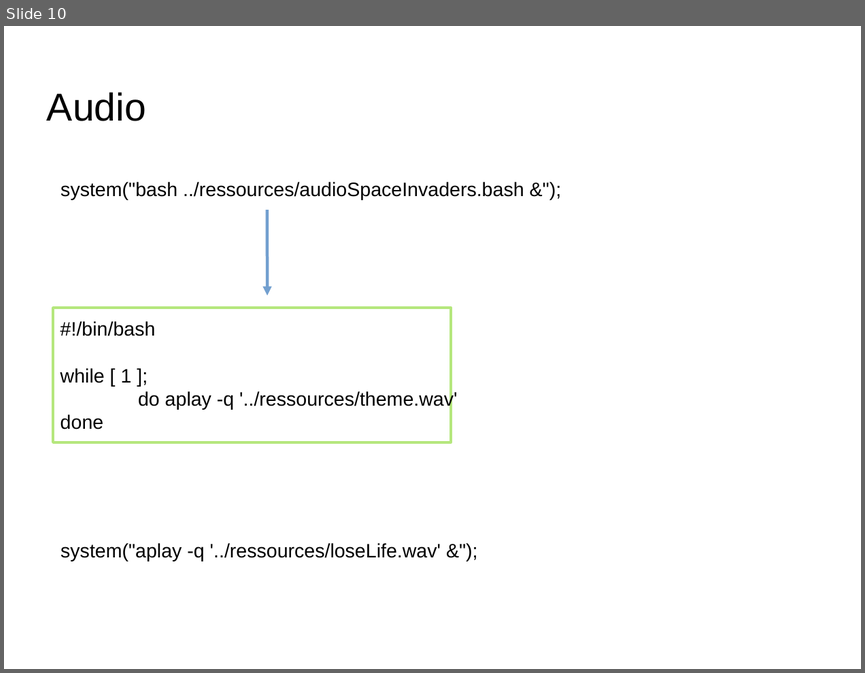
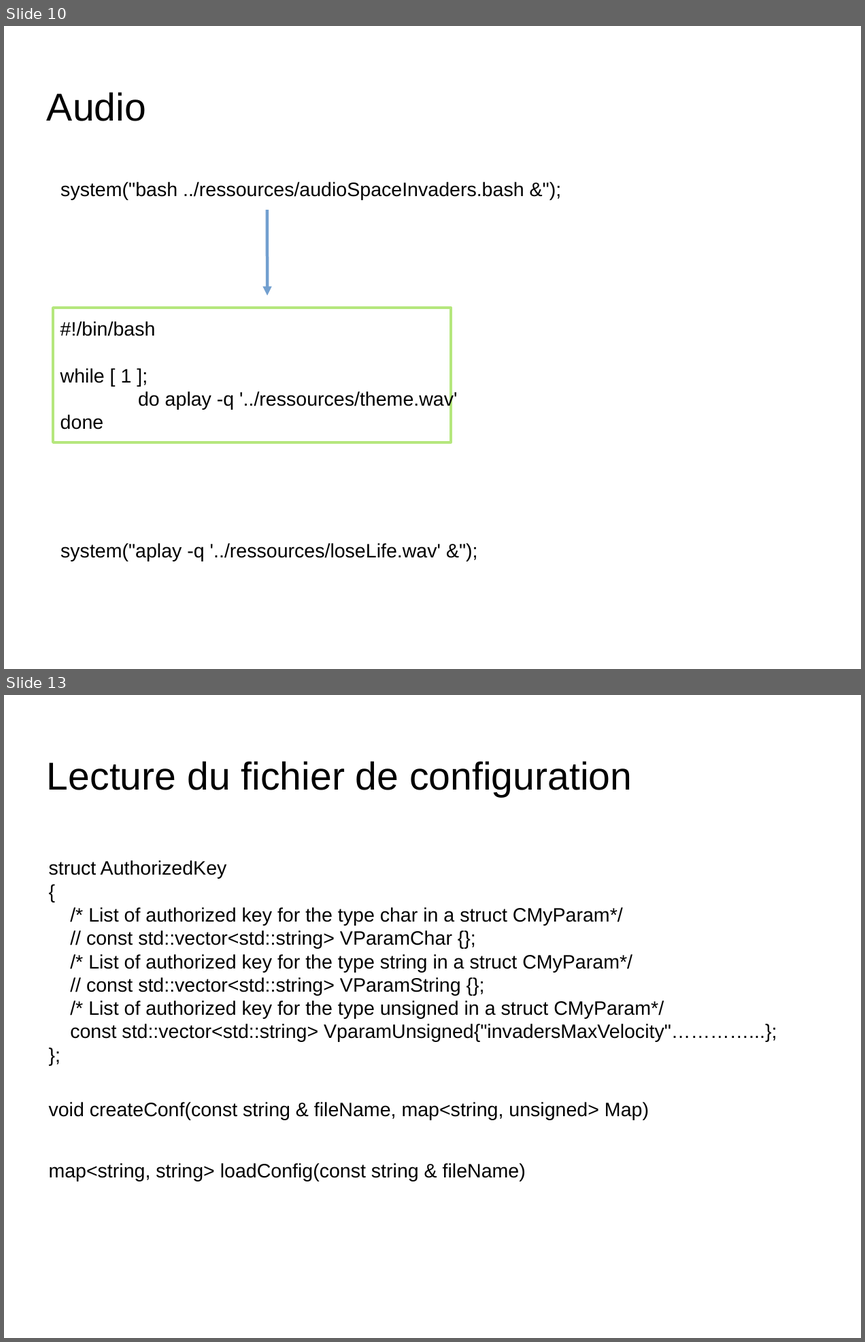
Before and after one commit to nponsard/G2_G4_Bennacer_Lesbros_MathieuDrif_Ponsard_Tritz, a slide deck: docs/Presentation.odp. Shown one above the other, each under a label of ours: slide 10 before the commit, slides 10 and 13 after it; the slides between them are not shown. The pictures are 865x673 and 865x1342 pixels, drawn with LibreOffice and Linux fonts; fonts in the diff are those of the drawing; background and template pictures are left out. Boxes give left, top, right and bottom in pixels: in the first picture for what was removed or moved away, otherwise in the second. Text is boxed around its words. In the diff, an @@ line names an element or a change of style, - is before the commit and + after.

```diff
--- a/docs/Presentation.odp
+++ b/docs/Presentation.odp
@@ slide 13 added at [4, 695, 861, 1338], background picture (left out) @@
@@ title added at [47, 761, 632, 797], 36 pt, text #000000 @@
+Lecture du fichier de configuration
@@ text added at [49, 860, 776, 1042], 18 pt, text #000000 @@
+struct AuthorizedKey
+{
+/* List of authorized key for the type char in a struct CMyParam*/
+// const std::vector<std::string> VParamChar {};
+/* List of authorized key for the type string in a struct CMyParam*/
+// const std::vector<std::string> VParamString {};
+/* List of authorized key for the type unsigned in a struct CMyParam*/
+const std::vector<std::string> VparamUnsigned{"invadersMaxVelocity"…………...};
+};
@@ text added at [49, 1102, 649, 1119], 18 pt, text #000000 @@
+void createConf(const string & fileName, map<string, unsigned> Map)
@@ text added at [49, 1163, 526, 1181], 18 pt, text #000000 @@
+map<string, string> loadConfig(const string & fileName)
```
Also in this commit, not shown: 4 slides changed, 3 other slides added, 1 other file.
